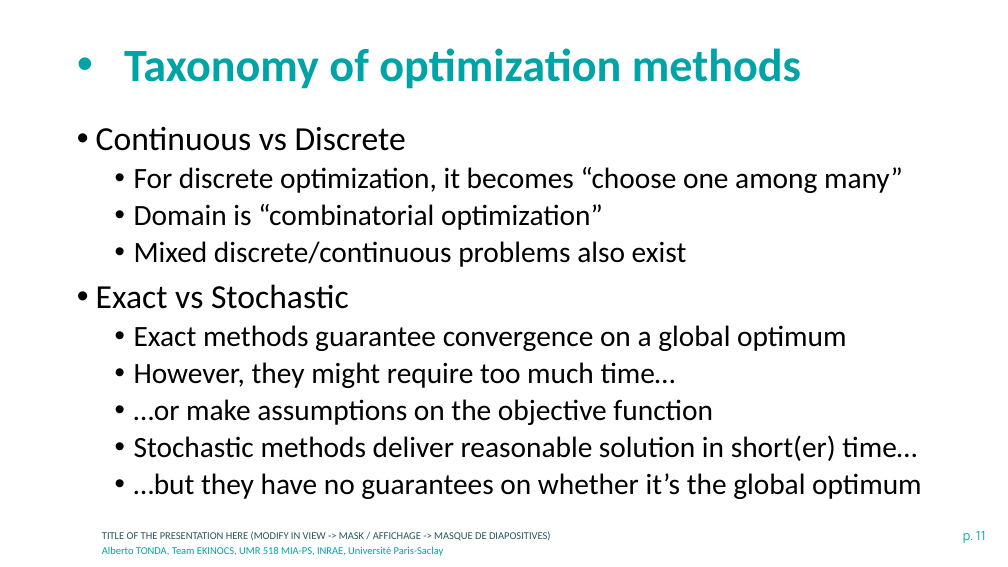
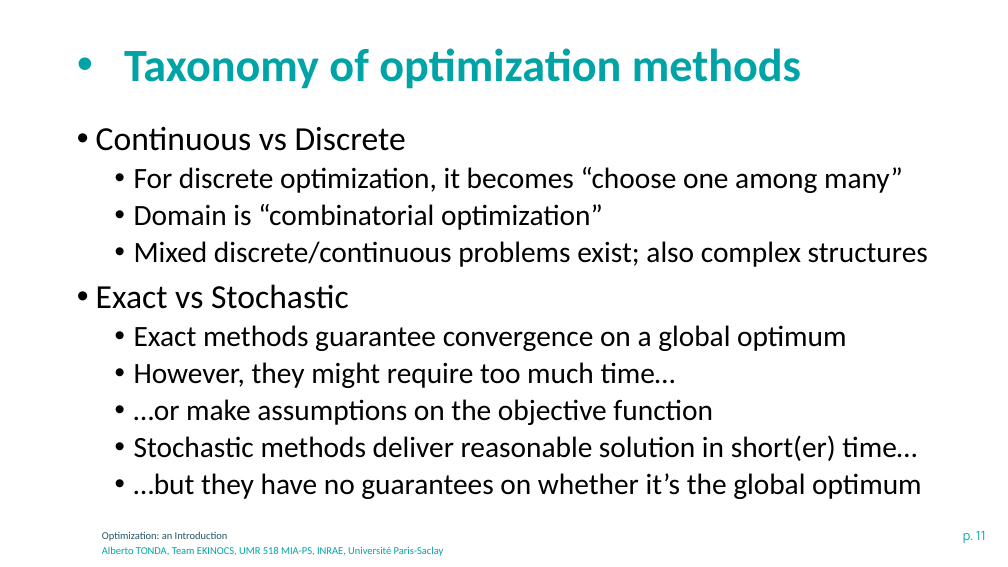
Before and after one commit to albertotonda/teaching, a slide deck: slide 11 of optimization-methods-for-artificial-intelligence/optimization-introduction.pptx. Drawn at 1008x567 pixels with LibreOffice and Linux fonts; fonts in the diff are those of the drawing; background and template pictures are left out. Boxes give left, top, right and bottom in pixels: in the first picture for what was removed or moved away, otherwise in the second. Text is boxed around its words. In the diff, an @@ line names an element or a change of style, - is before the commit and + after.

Commit message:
Slides updated

```diff
--- a/optimization-methods-for-artificial-intelligence/optimization-introduction.pptx
+++ b/optimization-methods-for-artificial-intelligence/optimization-introduction.pptx
@@ text at [134,241,928,267]: text changed @@
-  • Mixed discrete/continuous problems also exist
+  • Mixed discrete/continuous problems exist; also complex structures
@@ text at [102,531,228,541]: text changed @@
-TITLE OF THE PRESENTATION HERE (MODIFY IN VIEW -> MASK / AFFICHAGE -> MASQUE DE DIAPOSITIVES)
+Optimization: an Introduction
```
Also in this commit, not shown: 11 other slides changed, 5 slides added, 2 other files.
